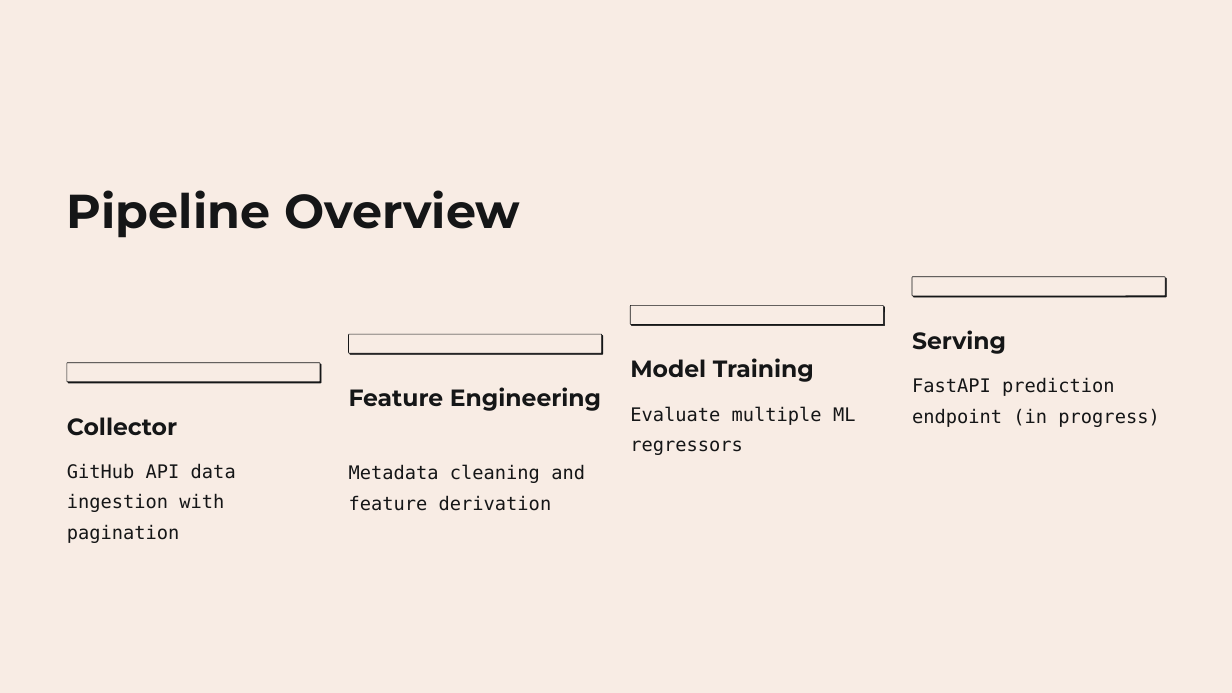
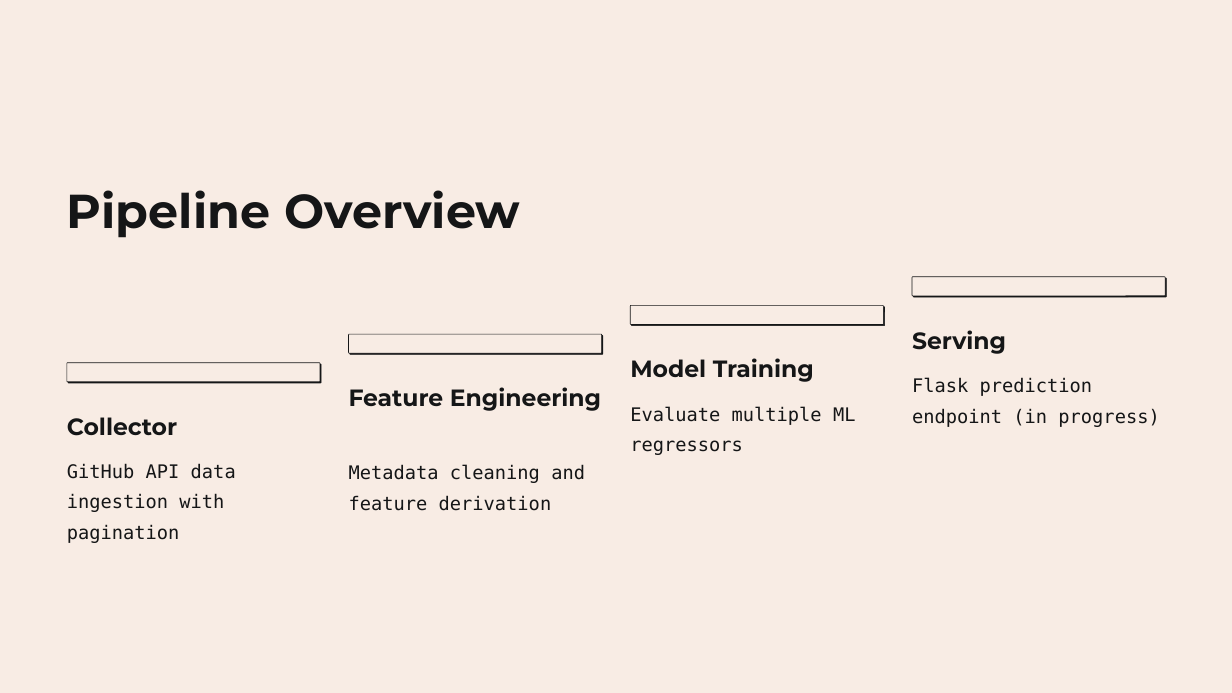
Before and after one commit to AppleShay/DEII-Stargazers, a slide deck: slide 4 of StarGazers.pptx. Drawn at 1232x693 pixels with LibreOffice and Linux fonts; fonts in the diff are those of the drawing; background and template pictures are left out. Boxes give left, top, right and bottom in pixels: in the first picture for what was removed or moved away, otherwise in the second. Text is boxed around its words. In the diff, an @@ line names an element or a change of style, - is before the commit and + after.

```diff
--- a/StarGazers.pptx
+++ b/StarGazers.pptx
@@ text at [912, 377, 1159, 427]: text changed @@
-FastAPI prediction endpoint (in progress)
+Flask prediction endpoint (in progress)
```
Also in this commit, not shown: 3 other slides changed, 1 slide added.
